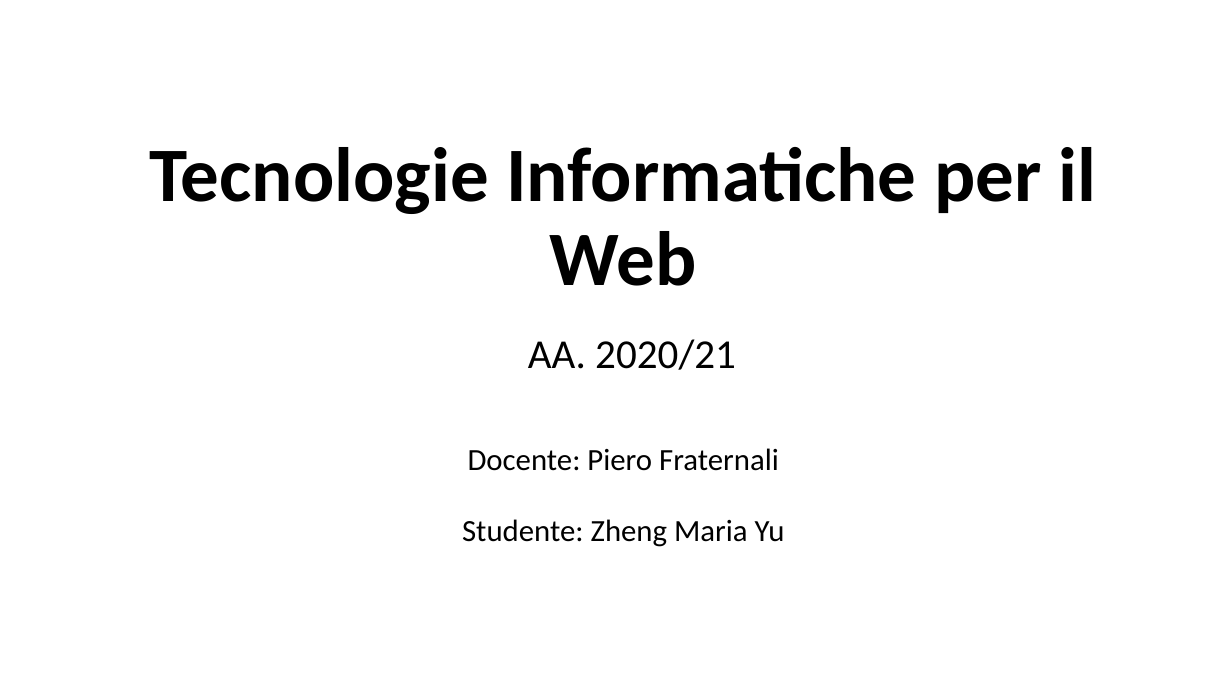
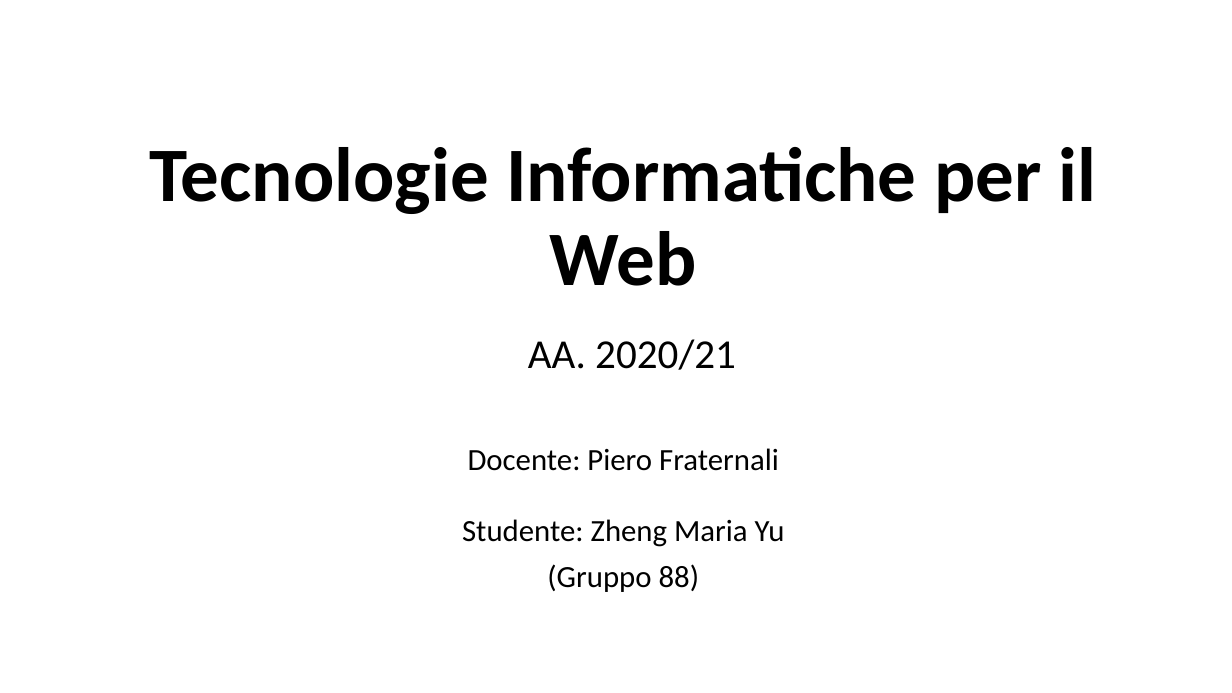
Before and after one commit to Trixyz28/TIW-ImgCatalog-RIA, a slide deck: slide 1 of Documents/ImgCatalogRIA.pptx. Drawn at 1232x693 pixels with LibreOffice and Linux fonts; fonts in the diff are those of the drawing. Boxes give left, top, right and bottom in pixels: in the first picture for what was removed or moved away, otherwise in the second. Text is boxed around its words. In the diff, an @@ line names an element or a change of style, - is before the commit and + after.

```diff
--- a/Documents/ImgCatalogRIA.pptx
+++ b/Documents/ImgCatalogRIA.pptx
@@ subtitle at bbox=[547, 564, 700, 592]: paragraph added @@
+(Gruppo 88)
```
Also in this commit, not shown: 6 other slides changed, 10 slides added, 5 slides removed, 7 other files.
